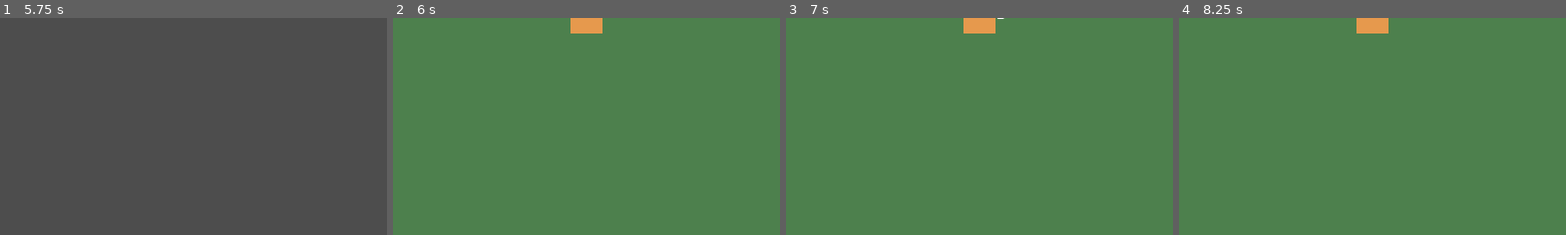
Above: before the commit, frames 1-4 (left to right).
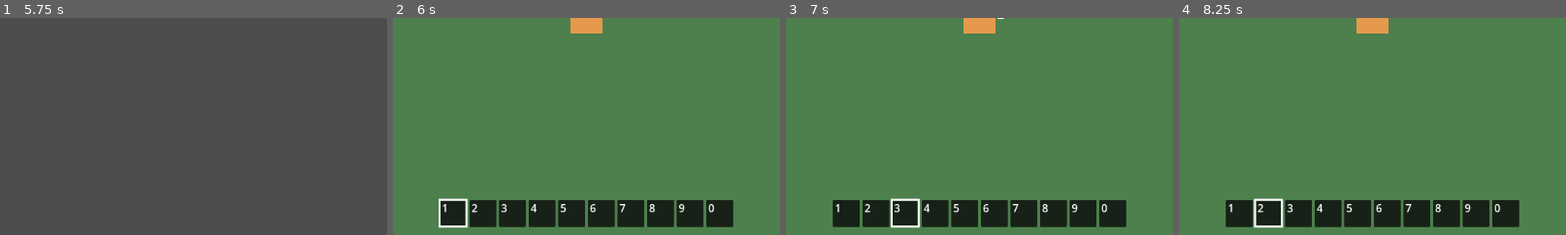
Above: after the commit, the same moments.

Repository: kimtuna/naru
Game: Godot game, scene res://ui/menu/main_menu.tscn
Two runs of this game, one before a commit and one after it. Both use one fixed random seed, a clock stepped at 60 frames per second and the inputs below.
Inputs (mouse positions are % of the whole screen's width and height, from its top left):
- Up to frame 1 (5.75 s): click "Start" at 0.5 s; click "New Character" at 1.25 s; click (25, 18) at 2.02 s; type "Alex" at 2.1 s; click "Create" at 2.75 s; click "Alex" at 3.5 s; click (52, 22) at 4.27 s; type "Alex" at 4.35 s; click (52, 27) at 4.5 s; type "12" at 4.58 s; click "Create" at 5 s
- Up to frame 2 (6 s): click "Alex" at 5.75 s
- Up to frame 3 (7 s): tap Enter at 6.5 s; move the mouse to (72, 45) at 6.52 s; hold D (move_right) from 6.53 s (still down); click (72, 45) at 6.6 s; tap 3 at 6.8 s
- Up to frame 4 (8.25 s): release D (move_right) at 7.25 s; tap Space at 7.25 s; drag from (30, 55) to (45, 70) at 7.27 s; tap Enter at 8 s; move the mouse to (60, 28) at 8.02 s; hold D (move_right) from 8.03 s (still down); tap 2 at 8.1 s; click (60, 28) at 8.17 s
The pictures show only the part of the screen within x 25-75%, y 50-100%; the shares and areas given below are measured in that part.

Frame 1 is identical in both runs. In frame 2, 8.9% of the frame differs, in the area x 11-88%, y 83-97%; in frame 3, 8.9%; in frame 4, 9.0%, in the area x 12-88%, y 83-97%.

Commit message:
G-003.4 핫바
G-003.4 핫바 — 화면 아래 항상 보이는 10칸 핫바 · 숫자키로 칸 선택 · 고른 칸 = 손에 든 것 · 내용과 고른 칸은 캐릭터 저장에 들어간다

Diff:
--- /dev/null
+++ b/game/player/inventory/hotbar.gd
@@ -0,0 +1,64 @@
+class_name Hotbar
+extends RefCounted
+## 핫바 — 캐릭터 인벤토리의 앞 HOTBAR_SIZE 칸과 고른 칸.
+## 내용과 고른 칸은 CharacterData 에 있다 — 캐릭터와 함께 저장되고 어느 월드에나 따라간다.
+## 인벤토리 목록의 번호가 곧 칸 번호다. 목록이 짧거나 null 인 칸은 빈칸.
+## 칸 번호는 화면 · 숫자키와 같게 1부터 센다.
+
+signal changed
+
+var character: CharacterData
+
+
+func _init(owner_character: CharacterData = null) -> void:
+	character = owner_character if owner_character else CharacterData.new()
+
+
+func size() -> int:
+	return InventoryConfig.HOTBAR_SIZE
+
+
+## 고른 칸 번호 (1 ~ size()).
+func selected() -> int:
+	return clampi(character.hotbar_selected, 1, size())
+
+
+## 칸을 고른다. 범위 밖이면 무시하고 false.
+func select(slot: int) -> bool:
+	if not _valid(slot):
+		return false
+	if character.hotbar_selected != slot:
+		character.hotbar_selected = slot
+		changed.emit()
+	return true
+
+
+## 칸의 아이템. 빈칸이면 null.
+func item(slot: int) -> Variant:
+	var i := slot - 1
+	if not _valid(slot) or i >= character.inventory.size():
+		return null
+	return character.inventory[i]
+
+
+## 칸에 아이템을 넣는다 (null 이면 비운다). 범위 밖이면 false.
+func set_item(slot: int, value: Variant) -> bool:
+	if not _valid(slot):
+		return false
+	var i := slot - 1
+	if character.inventory.size() <= i:
+		if value == null:
+			return true
+		character.inventory.resize(i + 1)
+	character.inventory[i] = value
+	changed.emit()
+	return true
+
+
+## 손에 든 것 — 고른 칸의 아이템. 빈칸이면 null (빈손).
+func held_item() -> Variant:
+	return item(selected())
+
+
+func _valid(slot: int) -> bool:
+	return slot >= 1 and slot <= size()
--- /dev/null
+++ b/game/player/inventory/inventory_config.gd
@@ -0,0 +1,6 @@
+class_name InventoryConfig
+## 인벤토리 · 핫바 수치를 한 곳에 모은다 (spec/02_player/inventory-hotbar.md).
+
+## 핫바 칸 수 — spec 에서 미정, 임시 값. 숫자키 1~9, 0 에 한 칸씩이라 10.
+## InputActions.HOTBAR_ACTION_COUNT 보다 클 수 없다 (고를 키가 없다).
+const HOTBAR_SIZE := 10
--- a/game/player/player.gd
+++ b/game/player/player.gd
@@ -7,6 +7,9 @@
 ## 비워 두면 movement_tuning.tres 를 쓴다.
 @export var tuning: MovementTuning
 
+## 핫바 — 숫자키로 칸을 고르고, 고른 칸의 아이템이 손에 든 것이다.
+## 게임 씬이 캐릭터의 핫바로 바꿔 끼운다. 혼자 띄우면 새 캐릭터(빈손)의 핫바.
+var hotbar := Hotbar.new()
 ## 바라보는 방향 (길이 1). 커서가 캐릭터 한가운데에 있으면 앞서 보던 방향을 그대로 둔다.
 var facing := Vector2.RIGHT
 
@@ -30,5 +33,16 @@
 	%Aim.rotation = facing.angle()
 
 
+func _unhandled_input(event: InputEvent) -> void:
+	var slot := InputActions.hotbar_slot_pressed(event)
+	if slot > 0 and hotbar.select(slot):
+		get_viewport().set_input_as_handled()
+
+
+## 손에 든 것 — 핫바에서 고른 칸의 아이템. 빈손이면 null.
+func held_item() -> Variant:
+	return hotbar.held_item()
+
+
 func camera() -> Camera2D:
 	return %Camera
--- a/game/settings/save/character_data.gd
+++ b/game/settings/save/character_data.gd
@@ -5,8 +5,11 @@
 var name := ""
 ## 외형 칸 이름 → 고른 값. 칸 목록은 캐릭터 생성 단계에서 정한다.
 var appearance: Dictionary = {}
-## 아이템 목록. 아이템 구조가 생기기 전까지는 빈 목록.
+## 칸별 아이템 — 번호가 곧 칸 번호(0부터), null 은 빈칸. 앞 칸들이 핫바다 (Hotbar).
+## 아이템은 {"id": 이름, "count": 개수}. 새 캐릭터는 빈손이다.
 var inventory: Array = []
+## 핫바에서 고른 칸 (1부터).
+var hotbar_selected := 1
 
 
 func to_dict() -> Dictionary:
@@ -14,6 +17,7 @@
 		"name": name,
 		"appearance": appearance.duplicate(true),
 		"inventory": inventory.duplicate(true),
+		"hotbar_selected": hotbar_selected,
 	}
 
 
@@ -22,4 +26,6 @@
 	c.name = str(d.get("name", ""))
 	c.appearance = (d.get("appearance", {}) as Dictionary).duplicate(true)
 	c.inventory = (d.get("inventory", []) as Array).duplicate(true)
+	var selected = d.get("hotbar_selected", 1)
+	c.hotbar_selected = selected if selected is int else 1
 	return c
--- /dev/null
+++ b/game/tests/player/inventory/test_hotbar.gd
@@ -0,0 +1,101 @@
+extends GutTest
+## G-003 4단계 — 핫바 모델: 칸 고르기 · 손에 든 것 · 내용은 캐릭터 인벤토리에 있고 저장 후에도 그대로.
+
+var _root := ""
+
+
+func after_each() -> void:
+	if _root != "":
+		for dir in [SaveConfig.CHARACTER_DIR, SaveConfig.WORLD_DIR]:
+			var path := _root.path_join(dir)
+			if DirAccess.dir_exists_absolute(path):
+				for file in DirAccess.get_files_at(path):
+					DirAccess.remove_absolute(path.path_join(file))
+				DirAccess.remove_absolute(path)
+		DirAccess.remove_absolute(_root)
+		_root = ""
+
+
+func _store() -> SaveStore:
+	_root = OS.get_temp_dir().path_join("naru_test_hotbar_%d_%d" % [Time.get_ticks_usec(), randi()])
+	return SaveStore.new(_root)
+
+
+func test_every_hotbar_slot_has_a_number_key() -> void:
+	assert_gt(InventoryConfig.HOTBAR_SIZE, 0)
+	assert_lte(InventoryConfig.HOTBAR_SIZE, InputActions.HOTBAR_ACTION_COUNT)
+	for n in range(1, InventoryConfig.HOTBAR_SIZE + 1):
+		assert_true(InputMap.has_action(InputActions.hotbar_action(n)), "no key for slot %d" % n)
+
+
+func test_new_character_holds_nothing() -> void:
+	var bar := Hotbar.new(CharacterData.new())
+	assert_eq(bar.selected(), 1)
+	for n in range(1, bar.size() + 1):
+		assert_null(bar.item(n), "slot %d not empty" % n)
+	assert_null(bar.held_item())
+
+
+func test_select_changes_held_item() -> void:
+	var c := CharacterData.new()
+	c.inventory = [{"id": "axe", "count": 1}, null, {"id": "stone", "count": 5}]
+	var bar := Hotbar.new(c)
+	assert_eq(bar.held_item(), {"id": "axe", "count": 1})
+	assert_true(bar.select(3))
+	assert_eq(bar.selected(), 3)
+	assert_eq(bar.held_item(), {"id": "stone", "count": 5})
+	assert_true(bar.select(2))
+	assert_null(bar.held_item(), "empty slot must mean empty hand")
+	assert_true(bar.select(bar.size()))
+	assert_null(bar.held_item(), "slot past the stored list is empty")
+
+
+func test_select_out_of_range_is_ignored() -> void:
+	var bar := Hotbar.new(CharacterData.new())
+	bar.select(2)
+	for bad in [0, -1, bar.size() + 1]:
+		assert_false(bar.select(bad), "accepted slot %d" % bad)
+		assert_eq(bar.selected(), 2)
+
+
+func test_hotbar_contents_live_in_character_inventory() -> void:
+	var c := CharacterData.new()
+	var bar := Hotbar.new(c)
+	watch_signals(bar)
+	assert_true(bar.set_item(3, {"id": "wood", "count": 2}))
+	assert_signal_emitted(bar, "changed")
+	assert_eq(c.inventory.size(), 3)
+	assert_eq(c.inventory[2], {"id": "wood", "count": 2})
+	assert_null(c.inventory[0])
+	bar.select(3)
+	assert_eq(c.hotbar_selected, 3)
+	# 인벤토리를 바로 고쳐도 핫바가 같은 것을 본다.
+	c.inventory[0] = {"id": "shovel", "count": 1}
+	assert_eq(bar.item(1), {"id": "shovel", "count": 1})
+	assert_false(bar.set_item(bar.size() + 1, {"id": "x", "count": 1}))
+
+
+func test_hotbar_survives_save_and_load() -> void:
+	var store := _store()
+	var c := CharacterData.new()
+	c.name = "A"
+	var bar := Hotbar.new(c)
+	bar.set_item(1, {"id": "axe", "count": 1})
+	bar.set_item(4, {"id": "stone", "count": 7})
+	bar.select(4)
+	var slot := store.create_character(c)
+	assert_ne(slot, -1)
+
+	var loaded := Hotbar.new(store.load_character(slot))
+	assert_eq(loaded.selected(), 4)
+	assert_eq(loaded.held_item(), {"id": "stone", "count": 7})
+	for n in range(1, loaded.size() + 1):
+		assert_eq(loaded.item(n), bar.item(n), "slot %d differs" % n)
+
+
+func test_old_save_without_selection_loads() -> void:
+	var c := CharacterData.from_dict({"name": "old", "appearance": {}, "inventory": [{"id": "a", "count": 1}]})
+	assert_eq(c.hotbar_selected, 1)
+	assert_eq(Hotbar.new(c).held_item(), {"id": "a", "count": 1})
+	var bad := CharacterData.from_dict({"hotbar_selected": "x"})
+	assert_eq(bad.hotbar_selected, 1)
--- /dev/null
+++ b/game/tests/ui/hud/test_hotbar_view.gd
@@ -0,0 +1,175 @@
+extends GutTest
+## G-003 4단계 — 게임 화면 아래 핫바가 항상 보이고, 숫자키로 고른 칸이 구분되고 손에 든 것이 되며, 저장 후에도 그대로.
+
+var _root := ""
+var _saved_size := Vector2i.ZERO
+
+
+func before_each() -> void:
+	_root = OS.get_temp_dir().path_join("naru_test_hotbar_view_%d_%d" % [Time.get_ticks_usec(), randi()])
+	Session.store = SaveStore.new(_root)
+	Session.clear()
+	Screens.simulate = true
+	Screens.last_request = ""
+	# headless 창은 아주 작다 — 실제 창 기본 크기로 맞춰 화면 안 · 아래인지 본다.
+	_saved_size = get_tree().root.size
+	get_tree().root.size = Vector2i(
+		ProjectSettings.get_setting("display/window/size/viewport_width"),
+		ProjectSettings.get_setting("display/window/size/viewport_height"))
+
+
+func after_each() -> void:
+	get_tree().root.size = _saved_size
+	Screens.simulate = false
+	Session.store = SaveStore.new()
+	Session.clear()
+	for n in range(1, InputActions.HOTBAR_ACTION_COUNT + 1):
+		Input.action_release(InputActions.hotbar_action(n))
+	Input.action_release(GameScene.EXIT_ACTION)
+	_remove_tree(_root)
+
+
+func _remove_tree(path: String) -> void:
+	if not DirAccess.dir_exists_absolute(path):
+		return
+	for dir in DirAccess.get_directories_at(path):
+		_remove_tree(path.path_join(dir))
+	for file in DirAccess.get_files_at(path):
+		DirAccess.remove_absolute(path.path_join(file))
+	DirAccess.remove_absolute(path)
+
+
+## 캐릭터(인벤토리 포함)와 월드를 저장하고, 메뉴처럼 골라 게임 씬을 연다.
+func _enter(inventory: Array = []) -> GameScene:
+	if not Session.store.has_character(0):
+		var c := CharacterData.new()
+		c.name = "A"
+		c.inventory = inventory
+		Session.store.save_character(0, c)
+	var ids := Session.store.world_ids()
+	var id := ids[0] if ids.size() > 0 else Session.store.create_world(WorldData.create("X", 1))
+	Session.select_character(0)
+	Session.select_world(id)
+	assert_true(Session.ready_to_play())
+	return add_child_autofree((load(Screens.GAME) as PackedScene).instantiate())
+
+
+func _tap(keycode: Key) -> void:
+	var ev := InputEventKey.new()
+	ev.physical_keycode = keycode
+	ev.pressed = true
+	Input.parse_input_event(ev)
+	Input.flush_buffered_events()
+	await wait_process_frames(1)
+	var up := ev.duplicate() as InputEventKey
+	up.pressed = false
+	Input.parse_input_event(up)
+	Input.flush_buffered_events()
+	await wait_process_frames(1)
+
+
+func test_hotbar_is_visible_at_bottom_of_screen() -> void:
+	var game := _enter()
+	await wait_process_frames(2)
+	var view := game.hotbar_view()
+	assert_not_null(view)
+	assert_true(view.is_visible_in_tree(), "hotbar hidden")
+	assert_eq(view.slot_count(), InventoryConfig.HOTBAR_SIZE)
+	var screen := view.get_viewport_rect()
+	assert_eq(Vector2i(screen.size), get_tree().root.size, "test screen size not applied")
+	var rect := view.get_global_rect()
+	assert_gt(rect.size.x, 0.0)
+	assert_gt(rect.size.y, 0.0)
+	assert_true(screen.encloses(rect), "hotbar %s not inside screen %s" % [rect, screen])
+	assert_gt(rect.position.y, screen.size.y * 0.75, "hotbar not at the bottom")
+	assert_almost_eq(rect.get_center().x, screen.get_center().x, 1.0, "hotbar not centered")
+	for n in range(1, view.slot_count() + 1):
+		assert_true(view.slot(n).is_visible_in_tree())
+		assert_true(screen.encloses(view.slot(n).get_global_rect()), "slot %d off screen" % n)
+	# 한 칸만 골라져 있고, 처음엔 1번.
+	assert_true(view.is_slot_selected(1))
+	for n in range(2, view.slot_count() + 1):
+		assert_false(view.is_slot_selected(n))
+
+
+func test_hotbar_stays_when_player_moves_away() -> void:
+	var game := _enter()
+	await wait_process_frames(1)
+	var before := game.hotbar_view().get_global_rect()
+	game.player().global_position = Vector2(400, 300)
+	await wait_process_frames(2)
+	assert_eq(game.hotbar_view().get_global_rect(), before)
+	assert_true(game.hotbar_view().is_visible_in_tree())
+
+
+func test_number_key_selects_slot_and_changes_held_item() -> void:
+	var items := [{"id": "axe", "count": 1}, {"id": "pickaxe", "count": 1}, {"id": "stone", "count": 12}]
+	var game := _enter(items)
+	await wait_process_frames(1)
+	var view := game.hotbar_view()
+	assert_eq(game.player().held_item(), items[0])
+	assert_true(view.slot_has_item(3))
+	assert_eq((view.slot(3).get_node("Count") as Label).text, "12")
+	assert_false(view.slot_has_item(4))
+
+	await _tap(KEY_3)
+	assert_eq(game.player().hotbar.selected(), 3)
+	assert_eq(game.player().held_item(), items[2])
+	assert_true(view.is_slot_selected(3))
+	assert_false(view.is_slot_selected(1))
+
+	await _tap(KEY_2)
+	assert_eq(game.player().held_item(), items[1])
+	assert_true(view.is_slot_selected(2))
+	assert_false(view.is_slot_selected(3))
+
+	await _tap(KEY_5)
+	assert_eq(game.player().hotbar.selected(), 5)
+	assert_null(game.player().held_item(), "empty slot must be empty hand")
+
+	# 0 은 10번 칸.
+	await _tap(KEY_0)
+	assert_eq(game.player().hotbar.selected(), 10)
+	assert_true(view.is_slot_selected(10))
+
+
+func test_every_number_key_selects_its_slot() -> void:
+	var game := _enter()
+	await wait_process_frames(1)
+	var keys := [KEY_1, KEY_2, KEY_3, KEY_4, KEY_5, KEY_6, KEY_7, KEY_8, KEY_9, KEY_0]
+	for n in range(1, InventoryConfig.HOTBAR_SIZE + 1):
+		await _tap(keys[n - 1])
+		assert_eq(game.player().hotbar.selected(), n, "key for slot %d" % n)
+		assert_true(game.hotbar_view().is_slot_selected(n))
+
+
+func test_view_updates_when_item_is_put_in_hotbar() -> void:
+	var game := _enter()
+	await wait_process_frames(1)
+	assert_false(game.hotbar_view().slot_has_item(1))
+	game.player().hotbar.set_item(1, {"id": "wood", "count": 3})
+	assert_true(game.hotbar_view().slot_has_item(1))
+	assert_eq(game.player().held_item(), {"id": "wood", "count": 3})
+	assert_eq(game.character.inventory[0], {"id": "wood", "count": 3}, "hotbar is not the character's inventory")
+
+
+func test_hotbar_survives_exit_and_reenter() -> void:
+	var game := _enter()
+	await wait_process_frames(1)
+	game.player().hotbar.set_item(2, {"id": "axe", "count": 1})
+	game.player().hotbar.set_item(7, {"id": "seed", "count": 4})
+	await _tap(KEY_7)
+	await _tap(KEY_ESCAPE)
+	assert_eq(Screens.last_request, Screens.MAIN_MENU)
+	game.queue_free()
+	await wait_process_frames(1)
+
+	var again := _enter()
+	await wait_process_frames(1)
+	var bar := again.player().hotbar
+	assert_eq(bar.selected(), 7)
+	assert_eq(bar.held_item(), {"id": "seed", "count": 4})
+	assert_eq(bar.item(2), {"id": "axe", "count": 1})
+	assert_null(bar.item(1))
+	assert_true(again.hotbar_view().is_slot_selected(7))
+	assert_true(again.hotbar_view().slot_has_item(2))
--- /dev/null
+++ b/game/ui/hud/hotbar_view.gd
@@ -0,0 +1,119 @@
+class_name HotbarView
+extends HBoxContainer
+## 화면 아래 핫바 — Hotbar 의 칸마다 네모 하나. 고른 칸은 테두리로 구분한다 (spec/12_ui/hud.md).
+## 그림은 임시 색 네모다. 아트는 사람이 나중에 넣는다.
+
+const SLOT_SIZE := Vector2(40, 40)
+const FRAME_COLOR := Color(1, 1, 1, 1)
+const EMPTY_COLOR := Color(0, 0, 0, 0.5)
+
+var hotbar: Hotbar
+
+
+func bind(target: Hotbar) -> void:
+	if hotbar and hotbar.changed.is_connected(refresh):
+		hotbar.changed.disconnect(refresh)
+	hotbar = target
+	hotbar.changed.connect(refresh)
+	_build()
+	refresh()
+
+
+func slot_count() -> int:
+	return get_child_count()
+
+
+## N번 칸 (1부터) 의 네모.
+func slot(n: int) -> Control:
+	return get_child(n - 1) as Control
+
+
+func is_slot_selected(n: int) -> bool:
+	return (slot(n).get_node("Frame") as CanvasItem).visible
+
+
+func slot_has_item(n: int) -> bool:
+	return (slot(n).get_node("Icon") as CanvasItem).visible
+
+
+func refresh() -> void:
+	if hotbar == null:
+		return
+	for n in range(1, slot_count() + 1):
+		var box := slot(n)
+		var it = hotbar.item(n)
+		var icon := box.get_node("Icon") as ColorRect
+		var count := box.get_node("Count") as Label
+		icon.visible = it != null
+		count.text = ""
+		if it is Dictionary:
+			icon.color = _item_color(str(it.get("id", "")))
+			var c := int(it.get("count", 1))
+			count.text = str(c) if c > 1 else ""
+		(box.get_node("Frame") as CanvasItem).visible = n == hotbar.selected()
+
+
+func _build() -> void:
+	for child in get_children():
+		remove_child(child)
+		child.queue_free()
+	for n in range(1, hotbar.size() + 1):
+		add_child(_make_slot(n))
+
+
+func _make_slot(n: int) -> Control:
+	var box := Panel.new()
+	box.name = "Slot%d" % n
+	box.custom_minimum_size = SLOT_SIZE
+	box.mouse_filter = Control.MOUSE_FILTER_IGNORE
+
+	var bg := ColorRect.new()
+	bg.name = "Background"
+	bg.color = EMPTY_COLOR
+	_fill(bg, 0)
+	box.add_child(bg)
+
+	var icon := ColorRect.new()
+	icon.name = "Icon"
+	_fill(icon, 8)
+	box.add_child(icon)
+
+	var frame := ReferenceRect.new()
+	frame.name = "Frame"
+	frame.editor_only = false
+	frame.border_color = FRAME_COLOR
+	frame.border_width = 3.0
+	_fill(frame, 0)
+	box.add_child(frame)
+
+	# 숫자키 표시 — 글자가 아니라 키 숫자라 번역하지 않는다.
+	var key := Label.new()
+	key.name = "Key"
+	key.auto_translate_mode = Node.AUTO_TRANSLATE_MODE_DISABLED
+	key.text = str(n % 10)
+	key.position = Vector2(3, 0)
+	key.mouse_filter = Control.MOUSE_FILTER_IGNORE
+	box.add_child(key)
+
+	var count := Label.new()
+	count.name = "Count"
+	count.auto_translate_mode = Node.AUTO_TRANSLATE_MODE_DISABLED
+	count.horizontal_alignment = HORIZONTAL_ALIGNMENT_RIGHT
+	count.vertical_alignment = VERTICAL_ALIGNMENT_BOTTOM
+	_fill(count, 2)
+	box.add_child(count)
+	return box
+
+
+func _fill(c: Control, margin: float) -> void:
+	c.set_anchors_preset(Control.PRESET_FULL_RECT)
+	c.offset_left = margin
+	c.offset_top = margin
+	c.offset_right = -margin
+	c.offset_bottom = -margin
+	c.mouse_filter = Control.MOUSE_FILTER_IGNORE
+
+
+## 아이템 그림이 생기기 전 임시 — 이름마다 다른 색.
+func _item_color(id: String) -> Color:
+	return Color.from_hsv(float(absi(hash(id)) % 360) / 360.0, 0.6, 0.9)
--- /dev/null
+++ b/game/ui/hud/hotbar_view.tscn
@@ -0,0 +1,17 @@
+[gd_scene format=3]
+
+[ext_resource type="Script" path="res://ui/hud/hotbar_view.gd" id="1"]
+
+[node name="HotbarView" type="HBoxContainer"]
+anchors_preset = 7
+anchor_left = 0.5
+anchor_top = 1.0
+anchor_right = 0.5
+anchor_bottom = 1.0
+offset_top = -52.0
+offset_bottom = -12.0
+grow_horizontal = 2
+grow_vertical = 0
+mouse_filter = 2
+theme_override_constants/separation = 4
+script = ExtResource("1")
--- a/game/world/game.gd
+++ b/game/world/game.gd
@@ -1,6 +1,6 @@
 class_name GameScene
 extends Node2D
-## 게임 씬 — 땅과 플레이어 캐릭터 (나머지는 다음 묶음들이 채운다).
+## 게임 씬 — 땅과 플레이어 캐릭터 · 화면 아래 핫바 (나머지는 다음 묶음들이 채운다).
 ## Session 이 들고 온 캐릭터와 월드를 받아 두고, menu_exit 액션으로 둘을 저장한 뒤 메인 화면으로 나간다.
 
 const EXIT_ACTION := "menu_exit"
@@ -14,6 +14,9 @@
 	world = Session.world
 	%CharacterName.text = character_name()
 	%WorldName.text = world_name()
+	if character:
+		player().hotbar = Hotbar.new(character)
+	%Hotbar.bind(player().hotbar)
 
 
 func character_name() -> String:
@@ -28,6 +31,10 @@
 	return %Player
 
 
+func hotbar_view() -> HotbarView:
+	return %Hotbar
+
+
 func _unhandled_input(event: InputEvent) -> void:
 	if event.is_action_pressed(EXIT_ACTION):
 		get_viewport().set_input_as_handled()
--- a/game/world/game.tscn
+++ b/game/world/game.tscn
@@ -2,6 +2,7 @@
 
 [ext_resource type="Script" path="res://world/game.gd" id="1"]
 [ext_resource type="PackedScene" path="res://player/player.tscn" id="2"]
+[ext_resource type="PackedScene" path="res://ui/hud/hotbar_view.tscn" id="3"]
 
 [node name="Game" type="Node2D"]
 script = ExtResource("1")
@@ -48,3 +49,6 @@
 offset_left = 20.0
 offset_top = 110.0
 text = "GAME_EXIT_HINT"
+
+[node name="Hotbar" parent="Hud" instance=ExtResource("3")]
+unique_name_in_owner = true
Not shown, added: game/player/inventory/hotbar.gd.uid
Not shown, added: game/player/inventory/inventory_config.gd.uid
Not shown, added: game/tests/player/inventory/test_hotbar.gd.uid
Not shown, added: game/tests/ui/hud/test_hotbar_view.gd.uid
Not shown, added: game/ui/hud/hotbar_view.gd.uid
